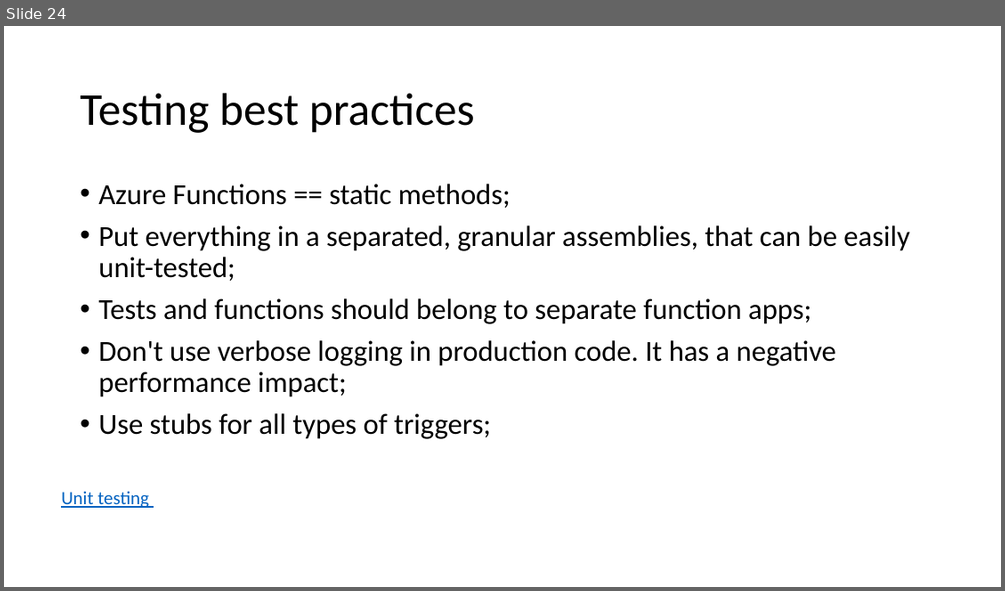
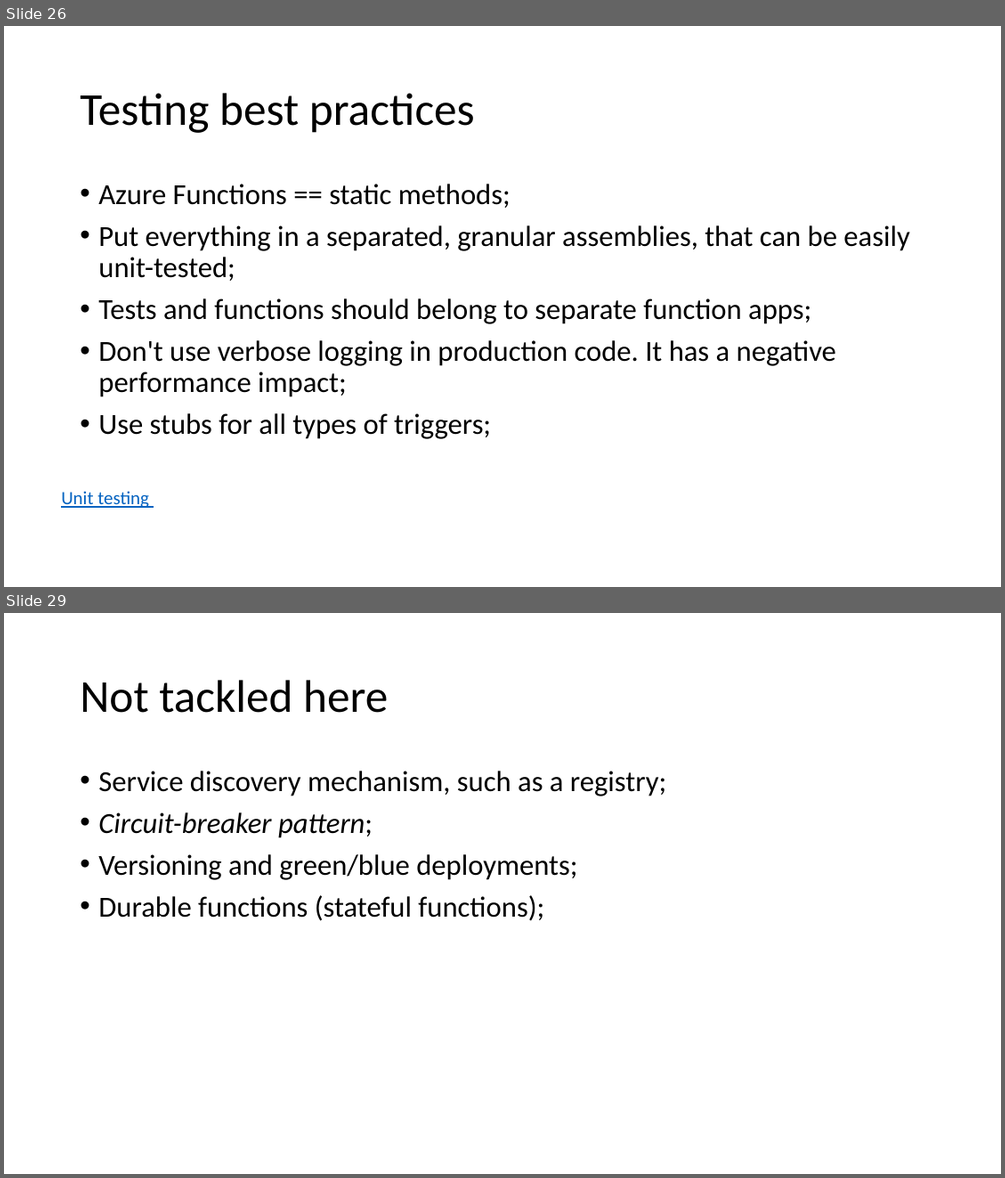
Before and after one commit to Dekorg/TrackApartmentsApp, a slide deck: Presentation/Azure Functions.pptx. Shown one above the other, each under a label of ours: slide 24 before the commit, slides 26 and 29 after it; the slides between them are not shown. The pictures are 1005x591 and 1005x1178 pixels, drawn with LibreOffice and Linux fonts; fonts in the diff are those of the drawing. Boxes give left, top, right and bottom in pixels: in the first picture for what was removed or moved away, otherwise in the second. Text is boxed around its words. In the diff, an @@ line names an element or a change of style, - is before the commit and + after.

```diff
--- a/Presentation/Azure Functions.pptx
+++ b/Presentation/Azure Functions.pptx
@@ slide 29 added at (4,613,1001,1174), background #FFFFFF @@
@@ title added at (80,680,388,713), 44 pt, text #000000 @@
+Not tackled here
@@ text added at (98,771,666,921), 28 pt, text #000000 @@
+• Service discovery mechanism, such as a registry;
+• Circuit-breaker pattern;
+• Versioning and green/blue deployments;
+• Durable functions (stateful functions);
@@ what was slide 24 is now slide 26 @@
```
Also in this commit, not shown: 4 slides changed, 2 other slides added, 4 other files.
